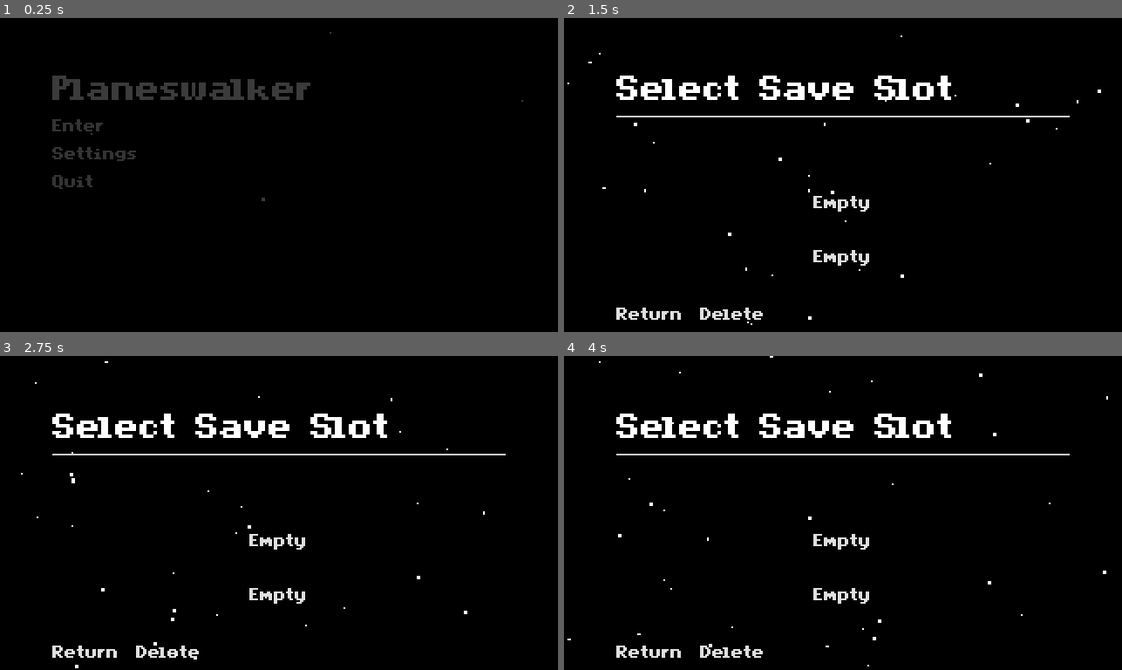
Above: before the commit, frames 1-4 (two rows, left to right).
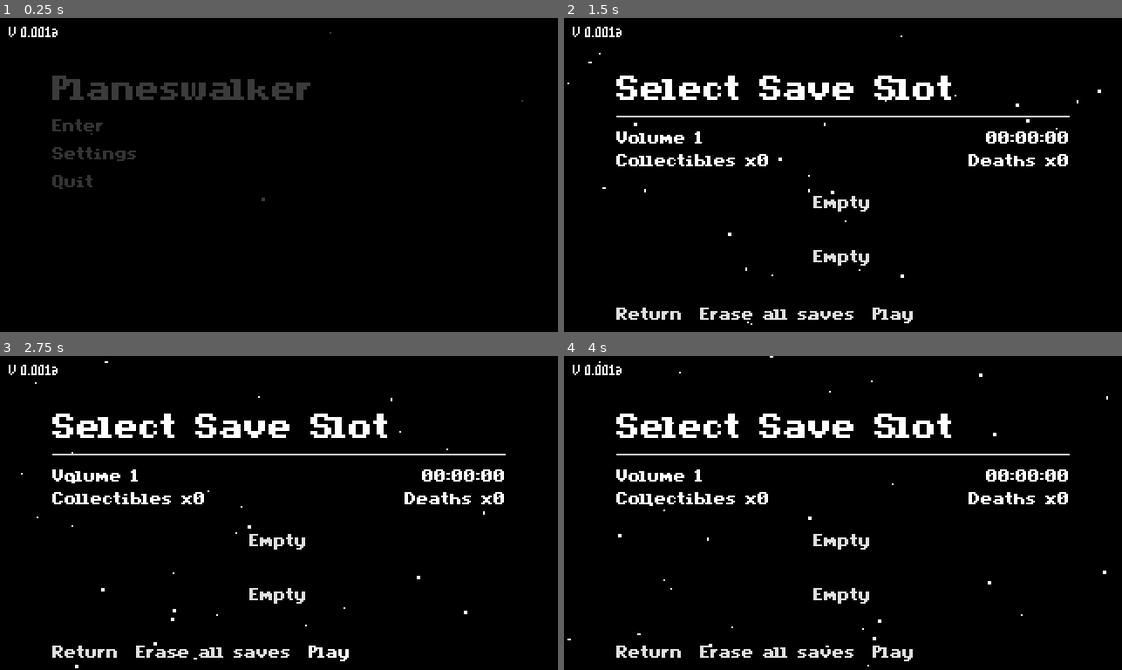
Above: after the commit, the same moments.

Repository: PromisedRain/Planeswalker
Game: Godot game, scene res://src/scenes/main.tscn
Two runs of this game, one before a commit and one after it. Both use one fixed random seed, a clock stepped at 60 frames per second and the inputs below.
Inputs (mouse positions are in pixels of both pictures, inside the frame that each line leads up to):
- Up to frame 1 (0.25 s): no input
- Up to frame 2 (1.5 s): click "Enter" at 0.5 s; click "Empty" at 1.25 s
- Up to frame 3 (2.75 s): click (329, 651) at 2 s, where only the run after the commit has a clickable "Play"
- Up to frame 4 (4 s): click (893, 651) at 2.75 s, where only the run after the commit has a clickable "Play"; click (843, 484) at 3.52 s

The runs differ from the first frame. In frame 1, 0.1% of the frame differs, in the area x 1-11%, y 2-7%; in frame 2, 2.0%, in the area x 1-91%, y 2-98%; in frame 3, 2.0%; in frame 4, 2.0%.

Commit message:
saving, loading and deleting slots all works for now.

Diff:
--- a/src/gui/slotSelection/slotSelection.gd
+++ b/src/gui/slotSelection/slotSelection.gd
@@ -14,27 +14,6 @@
 
 func _ready() -> void:
 	init_slots_data()
-
-
-#func _process(delta: float) -> void:
-#	pass
-
-
-
-
-func _on_slot_3_select_pressed() -> void:
-	print("[mainMenu] Slot 3 selected")
-	var slot: int = 3
-	open_or_create_slot(slot)
-	emit_signal("selectedSlot", slot)
-
-func open_or_create_slot(slot: int) -> void:
-	var slotExists: bool = SaveManager.ensure_slot_file_exists(slot)
-	match slotExists:
-		true:
-			SaveManager.load_slot(slot)
-		false:
-			SaveManager.save_slot(slot, SaveManager.create_default_slot_data_template(slot))
 
 func init_slots_data() -> void:
 	var saveFiles: Array = SaveManager.get_dir_json_files()
@@ -63,20 +42,23 @@
 func instantiate_used_slot(slot: int) -> void:
 	var metaData: Dictionary = SaveManager.get_all_slot_meta_data(slot)
 	var instance: UsedSlot = usedSlot.instantiate()
-	print("type shi")
 	instance.slot = slot
 	instance.slotCurrentVolume = metaData["current_volume"]
 	instance.slotCollectibles = metaData["total_collectibles_collected"]
 	instance.slotPlaytime = metaData["total_slot_playtime"]
 	instance.slotDeaths = metaData["total_slot_deaths"]
 	instance.slotPressed.connect(on_used_slot_pressed)
+	instance.update_ui()
 
 	var container: Control = get_slot_container(slot)
-	if container && container.get_children().size() <= 0:
+	if container: #&& container.get_child_count() <= 0:
 		container.add_child(instance)
+	else:
+		print("container%s already used" % slot)
 
 func on_used_slot_pressed(slot: int) -> void:
-	pass
+	emit_signal("selectedSlot", slot)
+	print("[slotSelection] Selected slot_%d" % slot)
 
 func instantiate_empty_slot(slot: int) -> void:
 	var instance: EmptySlot = emptySlot.instantiate()
@@ -84,13 +66,12 @@
 	instance.slotPressed.connect(on_empty_slot_pressed)
 
 	var container: Control = get_slot_container(slot)
-	if container && container.get_children().size() <= 0:
+	if container: #&& container.get_children().size() <= 0:
 		container.add_child(instance)
 	else:
 		print("[slotSelection] Error 'containerSlot%d' not found" % slot)
 
 func on_empty_slot_pressed(slot: int) -> void:
-	print("type shii %s" % slot)
 	instantiate_used_slot(slot)
 	open_or_create_slot(slot)
 
@@ -100,5 +81,19 @@
 func _on_slot_selection_return_button_pressed() -> void:
 	emit_signal("slotSelectionPressedReturn")
 
-func _on_slot_delete_button_pressed() -> void:
-	pass
+func open_or_create_slot(slot: int) -> void:
+	var slotExists: bool = SaveManager.ensure_slot_file_exists(slot)
+	match slotExists:
+		true:
+			SaveManager.load_slot(slot)
+		false:
+			SaveManager.save_slot(slot, SaveManager.create_default_slot_data_template(slot))
+
+func _on_slot_erase_button_pressed() -> void:
+	for slot: int in range(1, 4):
+		SaveManager.delete_save_file("savedata", slot)
+		var container = get_slot_container(slot)
+		var containerChildren = container.get_children()
+		for child in containerChildren:
+			child.queue_free()
+	init_slots_data()
--- a/src/gui/slotSelection/slotSelection.tscn
+++ b/src/gui/slotSelection/slotSelection.tscn
@@ -103,10 +103,16 @@
 theme = ExtResource("1_qw8gh")
 text = "Return"
 
-[node name="SlotDeleteButton" type="Button" parent="MarginContainer/Control3/HBoxContainer"]
+[node name="SlotEraseButton" type="Button" parent="MarginContainer/Control3/HBoxContainer"]
 layout_mode = 2
 theme = ExtResource("1_qw8gh")
-text = "Delete"
+text = "Erase all saves"
+
+[node name="SlotPlayButton" type="Button" parent="MarginContainer/Control3/HBoxContainer"]
+layout_mode = 2
+theme = ExtResource("1_qw8gh")
+text = "Play"
 
 [connection signal="pressed" from="MarginContainer/Control3/HBoxContainer/SlotSelectionReturnButton" to="." method="_on_slot_selection_return_button_pressed"]
-[connection signal="pressed" from="MarginContainer/Control3/HBoxContainer/SlotDeleteButton" to="." method="_on_slot_delete_button_pressed"]
+[connection signal="pressed" from="MarginContainer/Control3/HBoxContainer/SlotEraseButton" to="." method="_on_slot_erase_button_pressed"]
+[connection signal="pressed" from="MarginContainer/Control3/HBoxContainer/SlotPlayButton" to="." method="_on_slot_play_button_pressed"]
--- a/src/gui/slotSelectionComponents/usedSlot.gd
+++ b/src/gui/slotSelectionComponents/usedSlot.gd
@@ -1,7 +1,7 @@
 class_name UsedSlot
 extends Control
 
-@onready var slotCurrentVolumeLabel = $HBoxContainer/VBoxContainer/SlotCurrentVolume
+@onready var slotCurrentVolumeLabel: Label = $HBoxContainer/VBoxContainer/SlotCurrentVolume
 @onready var slotCollectiblesLabel: Label  = $HBoxContainer/VBoxContainer/SlotCollectibles
 @onready var slotPlaytimeLabel: Label  = $HBoxContainer/VBoxContainer2/SlotPlaytime
 @onready var slotDeathsLabel: Label  = $HBoxContainer/VBoxContainer2/SlotDeaths
@@ -13,12 +13,22 @@
 var slotDeaths: int = 0
 
 
-func _ready():
-	slotCurrentVolumeLabel.text = str(slotCurrentVolume)
-	slotCollectiblesLabel.text = str(slotCollectibles)
+func _ready() -> void:
+	slotCurrentVolumeLabel.text = "Volume %s" % str(slotCurrentVolume)
+	slotCollectiblesLabel.text = "Collectibles x%s" % str(slotCollectibles)
 	slotPlaytimeLabel.text = slotPlaytime
-	slotDeathsLabel.text = str(slotDeaths)
-	pass
+	slotDeathsLabel.text = "Deaths x%s" % str(slotDeaths)
+
+func update_ui() -> void:
+	if slotCurrentVolumeLabel != null:
+		slotCurrentVolumeLabel.text = "Volume %s" % str(slotCurrentVolume)
+	if slotCollectiblesLabel != null:
+		slotCollectiblesLabel.text = "Collectibles x%s" % str(slotCollectibles)
+	if slotPlaytimeLabel != null:
+		slotPlaytimeLabel.text = slotPlaytime
+	if slotDeathsLabel != null:
+		slotDeathsLabel.text = "Deaths x%s" % str(slotDeaths)
+
 
 signal slotPressed(slot: int)
 
--- a/src/scenes/main.tscn
+++ b/src/scenes/main.tscn
@@ -1,8 +1,10 @@
-[gd_scene load_steps=7 format=3 uid="uid://4sk5yusr5vvs"]
+[gd_scene load_steps=9 format=3 uid="uid://4sk5yusr5vvs"]
 
 [ext_resource type="Script" path="res://src/scenes/main.gd" id="1_gewu3"]
 [ext_resource type="PackedScene" uid="uid://dimjcq438a4r4" path="res://src/gui/HUD/HUD.tscn" id="2_lx486"]
 [ext_resource type="PackedScene" uid="uid://c8n1y5fq0db07" path="res://src/scenes/objects/mainCamera/mainCamera.tscn" id="4_sh3qq"]
+[ext_resource type="Theme" uid="uid://bbvixcv2opc1q" path="res://src/resources/themes/mainMenuButtonLabelTheme.tres" id="4_w0p6m"]
+[ext_resource type="FontFile" uid="uid://dxl5qo013sh3d" path="res://src/media/fonts/MinimalPixel v2.ttf" id="5_gpm4t"]
 
 [sub_resource type="Animation" id="Animation_x5862"]
 length = 0.001
@@ -74,3 +76,35 @@
 libraries = {
 "": SubResource("AnimationLibrary_mnkon")
 }
+
+[node name="Control" type="Control" parent="HUD"]
+layout_mode = 3
+anchors_preset = 15
+anchor_right = 1.0
+anchor_bottom = 1.0
+grow_horizontal = 2
+grow_vertical = 2
+mouse_filter = 2
+
+[node name="MarginContainer" type="MarginContainer" parent="HUD/Control"]
+layout_mode = 1
+anchors_preset = 15
+anchor_right = 1.0
+anchor_bottom = 1.0
+grow_horizontal = 2
+grow_vertical = 2
+mouse_filter = 2
+theme_override_constants/margin_left = 5
+theme_override_constants/margin_top = 5
+theme_override_constants/margin_right = 5
+theme_override_constants/margin_bottom = 5
+
+[node name="Version" type="Label" parent="HUD/Control/MarginContainer"]
+layout_mode = 2
+size_flags_horizontal = 0
+size_flags_vertical = 0
+theme = ExtResource("4_w0p6m")
+theme_override_fonts/font = ExtResource("5_gpm4t")
+theme_override_font_sizes/font_size = 7
+text = "V 0.001a"
+horizontal_alignment = 1
--- a/src/scenes/managers/saveManager.gd
+++ b/src/scenes/managers/saveManager.gd
@@ -285,7 +285,7 @@
 		print("[saveManager] Metadata file created/saved at: %s" % fullFilePath)
 
 #deleting
-func delete_save_file(slot: int, file: String) -> void:
+func delete_save_file(file: String, slot: int) -> void:
 	var fileName: String = "%s%s.json" % [file, slot]
 	var fullFilePath: String = saveDirPath + fileName
 	var dir: DirAccess = verify_and_open_save_dir()
